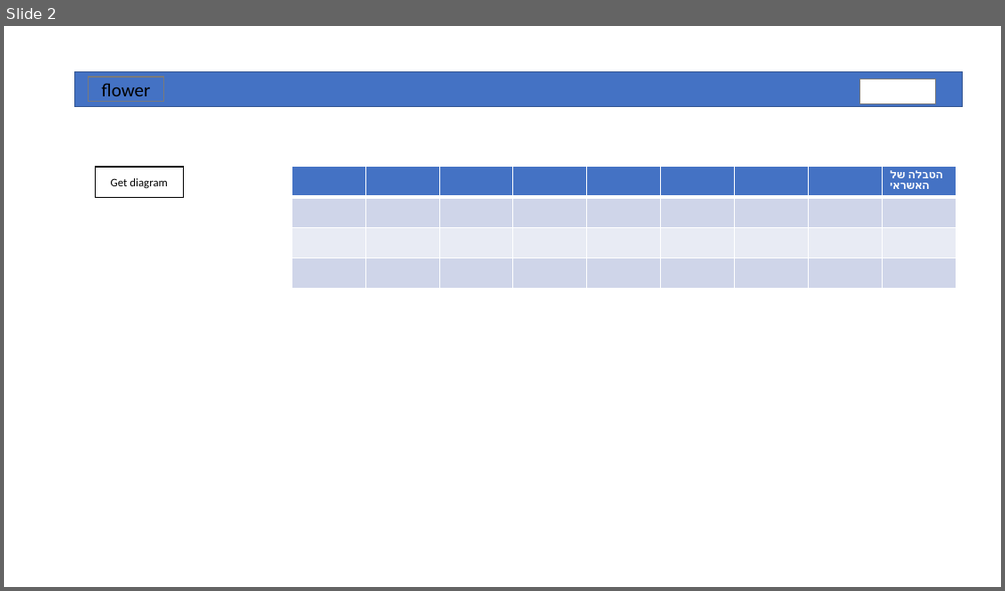
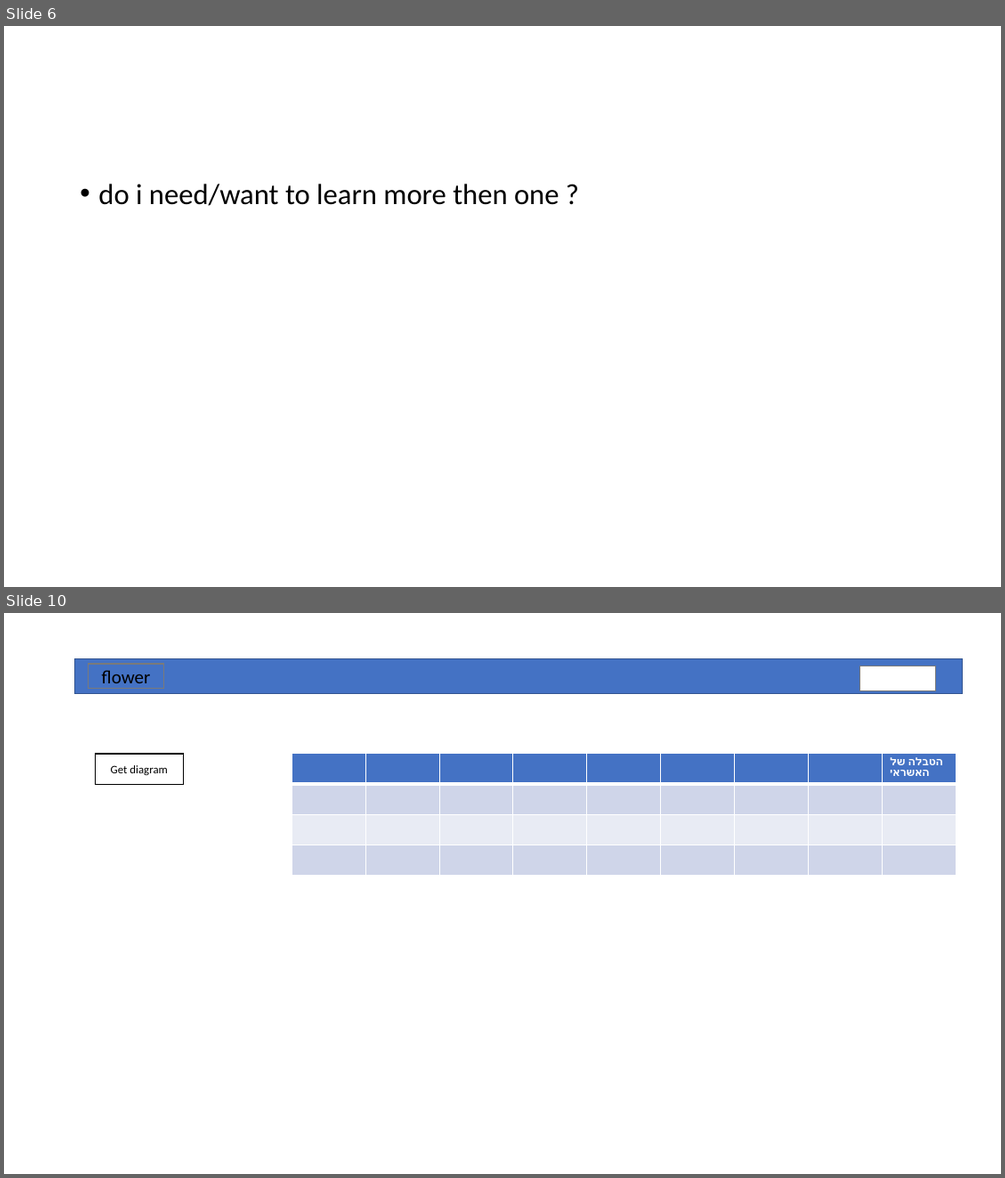
Before and after one commit to nizanf/Flower, a slide deck: src/assets/img/Presentation1.pptx. Shown one above the other, each under a label of ours: slide 2 before the commit, slides 6 and 10 after it; the slides between them are not shown. The pictures are 1005x591 and 1005x1178 pixels, drawn with LibreOffice and Linux fonts; fonts in the diff are those of the drawing; background and template pictures are left out. Boxes give left, top, right and bottom in pixels: in the first picture for what was removed or moved away, otherwise in the second. Text is boxed around its words. In the diff, an @@ line names an element or a change of style, - is before the commit and + after.

```diff
--- a/src/assets/img/Presentation1.pptx
+++ b/src/assets/img/Presentation1.pptx
@@ slide 6 added at [4,26,1001,587], background #FFFFFF @@
@@ text added at [98,184,559,206], 28 pt, text #000000 @@
+• do i need/want to learn more then one ?
@@ what was slide 2 is now slide 10 @@
```
Also in this commit, not shown: 8 other slides added, 1 slide removed, 4 other files.
